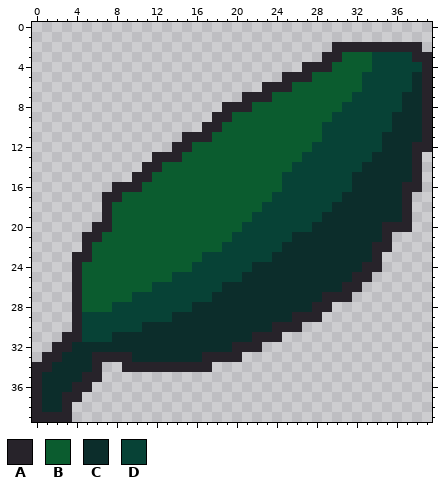
Pixel-art sprite -- core/assets/leaf.png. This is how it looked before the edit.
The file is 40x40 pixels.
Palette (. is transparent): A #27232a  B #0b5c2f  C #0c2d2b  D #074236
Pixels before, first column x 0:
 2 ..............................AAAAAAAAA.
 3 .............................AABBBDDDDAA
 4 ...........................AAABBBBDDDDDA
 5 .........................AAABBBBBDDDDDCA
 6 .......................AAABBBBBBBDDDDDCA
 7 .....................AAABBBBBBBBDDDDDCCA
 8 ...................AAABBBBBBBBBDDDDDDCCA
 9 ..................AABBBBBBBBBBDDDDDDCCCA
10 .................AABBBBBBBBBBDDDDDDDCCCA
11 ...............AAABBBBBBBBBBBDDDDDDCCCCA
12 ..............AABBBBBBBBBBBBDDDDDDDCCCAA
13 ............AAABBBBBBBBBBBBDDDDDDDCCCCA.
14 ...........AABBBBBBBBBBBBBDDDDDDDCCCCCA.
15 ..........AABBBBBBBBBBBBBDDDDDDDCCCCCCA.
16 ........AAABBBBBBBBBBBBBBDDDDDDDCCCCCAA.
17 .......AABBBBBBBBBBBBBBBDDDDDDDCCCCCCA..
18 .......ABBBBBBBBBBBBBBBDDDDDDDCCCCCCCA..
19 .......ABBBBBBBBBBBBBBDDDDDDDCCCCCCCCA..
20 ......AABBBBBBBBBBBBBDDDDDDDCCCCCCCAAA..
21 .....AABBBBBBBBBBBBBDDDDDDCCCCCCCCCA....
22 .....ABBBBBBBBBBBBBDDDDDDCCCCCCCCCAA....
23 ....AABBBBBBBBBBBDDDDDDDCCCCCCCCCCA.....
24 ....ABBBBBBBBBBBDDDDDDCCCCCCCCCCCAA.....
25 ....ABBBBBBBBBDDDDDDDCCCCCCCCCCCAA......
26 ....ABBBBBBBDDDDDDDCCCCCCCCCCCCAA.......
27 ....ABBBBBDDDDDDDDCCCCCCCCCCCAAA........
28 ....ABBBDDDDDDDDCCCCCCCCCCCCAA..........
29 ....ADDDDDDDDDCCCCCCCCCCCCAAA...........
30 ....ADDDDDDCCCCCCCCCCCCCAAA.............
31 ...AADDDCCCCCCCCCCCCCCAAA...............
32 ..AACCCCCCCCCCCCCCCCAAA.................
33 .AACCCAAAACCCCCCCAAAA...................
34 AACCCCA..AAAAAAAAA......................
35 ACCCCAA.................................
36 ACCCAA..................................
37 ACCAA...................................
38 ACCA....................................
39 AAAA....................................
Now the later version:
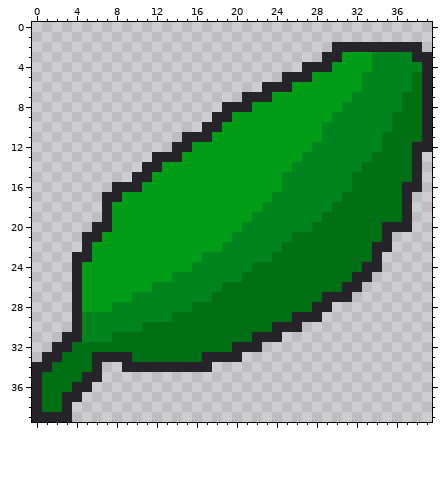
Difference:
{"colour":"B","old":"#0b5c2f","new":"#009e17"}
{"colour":"C","old":"#0c2d2b","new":"#016f13"}
{"colour":"D","old":"#074236","new":"#00841e"}
{"label":"changed","picture_box":[42,52,422,412]}
